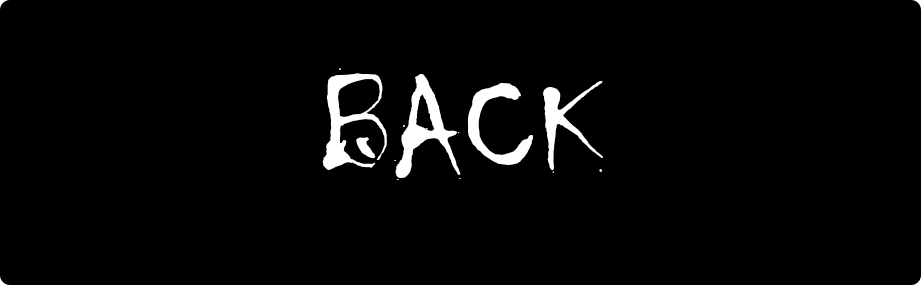
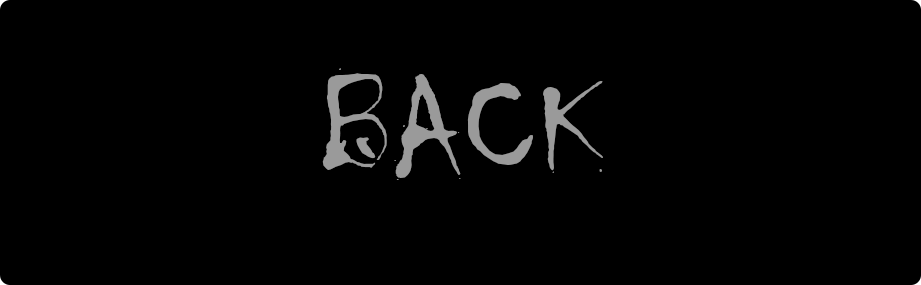
Two versions of the same layered image (921×285). Layer-by-layer changes:
painted on "BACK" over [322, 68, 603, 180]
